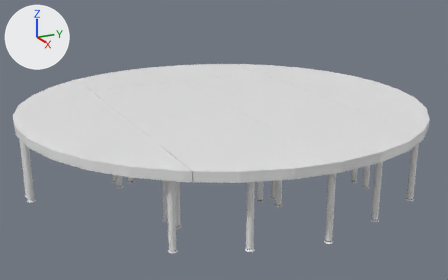
A saved change to the Blender file circularstage.blend.
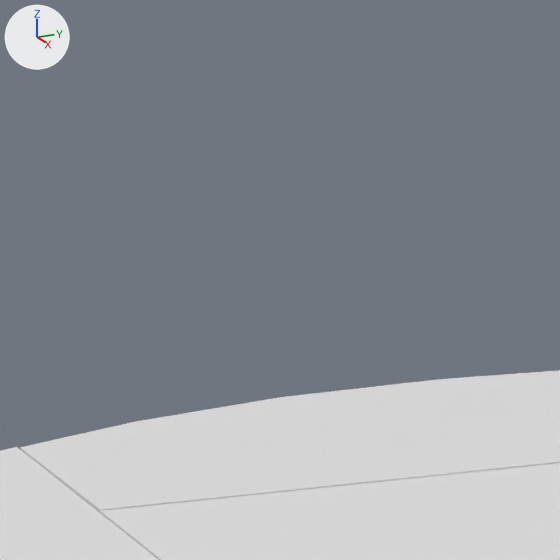
Old and new are each drawn whole from a 50 mm camera at (8.21, -4.02, 2.65) aimed at (-1.31, 0.69, -0.78) and again close up on the part from 16% to 39% of the width and 0% to 36% of the height. Lighting does not change. The marker at upper left points along +X, +Y and +Z.

Before the edit, the objects in view are built like this:
```python
me_circle_020 = bpy.data.meshes.new('Circle.020')
me_circle_020.from_pydata(...)  # 1581 vertices, 1394 faces; spans x -0.71..0.72, y -1.43..1.7, z -0.15..0.88
me_circle_020.materials.append(None)
me_circle_034 = bpy.data.meshes.new('Circle.034')
me_circle_034.from_pydata(...)  # 1556 vertices, 1374 faces; spans x -1.57..1.57, y -0.78..0.78, z -0.94..0.1
me_cube_017 = bpy.data.meshes.new('Cube.017')
me_cube_017.from_pydata(...)  # 808 vertices, 712 faces; spans x -1.66..0.86, y -0.89..0.51, z -0.17..0.86
ob_table5 = bpy.data.objects.new('table5', me_circle_020)
ob_table5.location = (-2.303, -0.15, -0.571)
ob_table6 = bpy.data.objects.new('table6', me_cube_017)
ob_table6.location = (-0.879, -2.109, -0.566)
ob_table6.rotation_euler = (0.0, -0.000248, 0.0)  # degrees (0, 0, 0)
ob_table6.scale = (1.01, 1.01, 1.01)
_m = ob_table6.modifiers.new('Boolean', 'BOOLEAN')
ob_table7 = bpy.data.objects.new('table7', me_circle_034)
ob_table7.location = (-0.014, -0.801, 0.203)
```
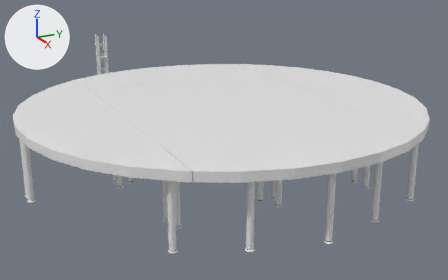
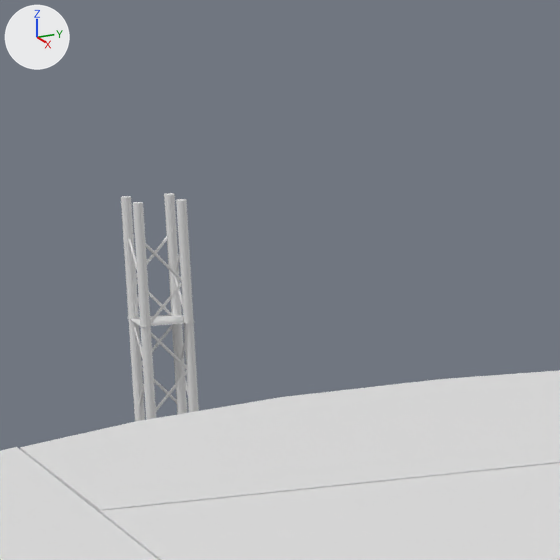
Commit message: feat: creating pods

Boxes [x1, y1, x2, y2] around the edits, measured in the close-ups (560 x 560 px):
'Cylinder.003', added: after [133, 202, 156, 420]
'Cylinder.002', added: after [176, 199, 199, 412]
'Cylinder.006', added: after [121, 196, 145, 422]
'Cylinder.001', added: after [164, 193, 187, 414]
'intengledTubes', added: after [129, 236, 183, 323]
'intengledTubes.001', added: after [134, 324, 188, 412]
'Plane', added: after [130, 315, 193, 327]

The change, as a list of edits to the scene's bpy script:
```text
Add me_cylinder_016:
    me_cylinder_016.from_pydata(...)  # 512 vertices, 272 faces; spans x -42.1..21.6, y -38.6..0.0, z -2.0..1.1
Add me_cylinder_010:
    me_cylinder_010.from_pydata(...)  # a 32-sided cylinder along z spanning x -1.0..1.0, y -1.0..1.0, z -1.0..1.0
Add me_plane:
    me_plane.from_pydata([(-1.0, -1.0, 0.0), (1.0, -1.0, 0.0), (-1.0, 1.0, 0.0), (1.0, 1.0, 0.0)], [], [(0, 1, 3, 2)])
Add ob_intengledtubes_001:
    ob_intengledtubes_001 = bpy.data.objects.new('intengledTubes.001', me_cylinder_016)
    ob_intengledtubes_001.location = (-6.546, -0.005, -0.391)
    ob_intengledtubes_001.rotation_euler = (0.0, -0.74, 1.566)  # degrees (0, -42, 90)
    ob_intengledtubes_001.scale = (-0.00637, -0.00526, -0.133)
Add ob_cylinder_002:
    ob_cylinder_002 = bpy.data.objects.new('Cylinder.002', me_cylinder_010)
    ob_cylinder_002.location = (-6.553, 0.095, -0.086)
    ob_cylinder_002.rotation_euler = (0.0, 0.0, 1.575)  # degrees (0, 0, 90)
    ob_cylinder_002.scale = (-0.022, -0.022, -0.521)
Add ob_intengledtubes:
    ob_intengledtubes = bpy.data.objects.new('intengledTubes', me_cylinder_016.copy())
    ob_intengledtubes.location = (-6.546, -0.005, -0.006)
    ob_intengledtubes.rotation_euler = (0.0, -0.74, 1.566)  # degrees (0, -42, 90)
    ob_intengledtubes.scale = (-0.00637, -0.00526, -0.133)
Add ob_cylinder_006:
    ob_cylinder_006 = bpy.data.objects.new('Cylinder.006', me_cylinder_010.copy())
    ob_cylinder_006.location = (-6.743, -0.095, -0.086)
    ob_cylinder_006.rotation_euler = (0.0, 0.0, 1.566)  # degrees (0, 0, 90)
    ob_cylinder_006.scale = (-0.022, -0.022, -0.521)
Add ob_cylinder_003:
    ob_cylinder_003 = bpy.data.objects.new('Cylinder.003', me_cylinder_010.copy())
    ob_cylinder_003.location = (-6.554, -0.094, -0.086)
    ob_cylinder_003.scale = (-0.022, -0.022, -0.521)
Add ob_cylinder_001:
    ob_cylinder_001 = bpy.data.objects.new('Cylinder.001', me_cylinder_010.copy())
    ob_cylinder_001.location = (-6.743, 0.096, -0.086)
    ob_cylinder_001.scale = (-0.022, -0.022, -0.521)
Add ob_plane:
    ob_plane = bpy.data.objects.new('Plane', me_plane)
    ob_plane.location = (-6.647, 0.0, -0.092)
    ob_plane.scale = (0.117, 0.117, 0.117)
```
